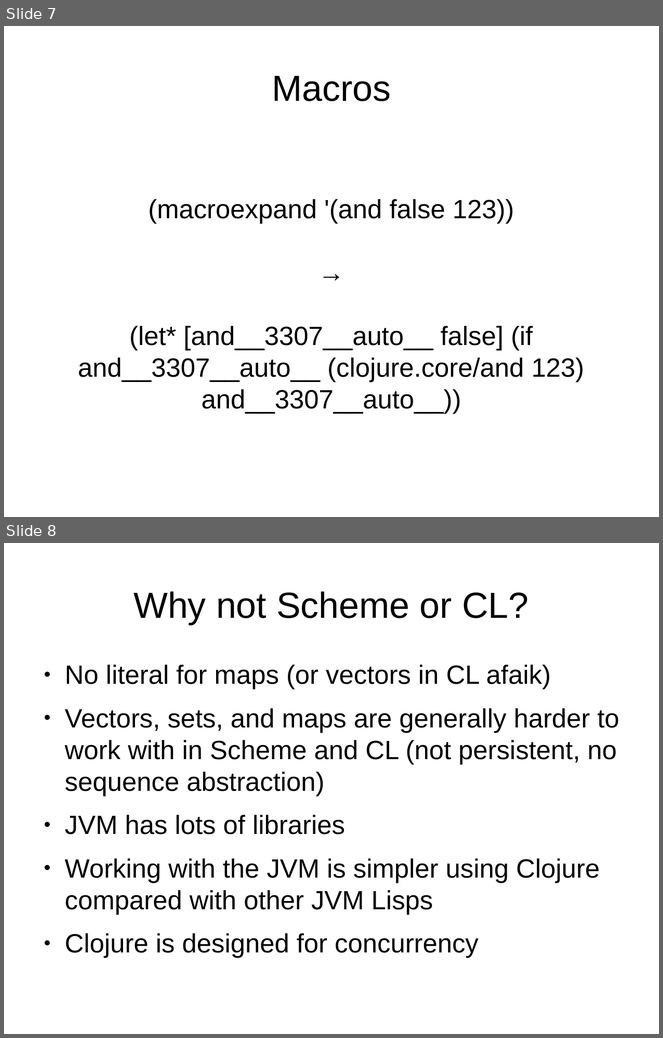
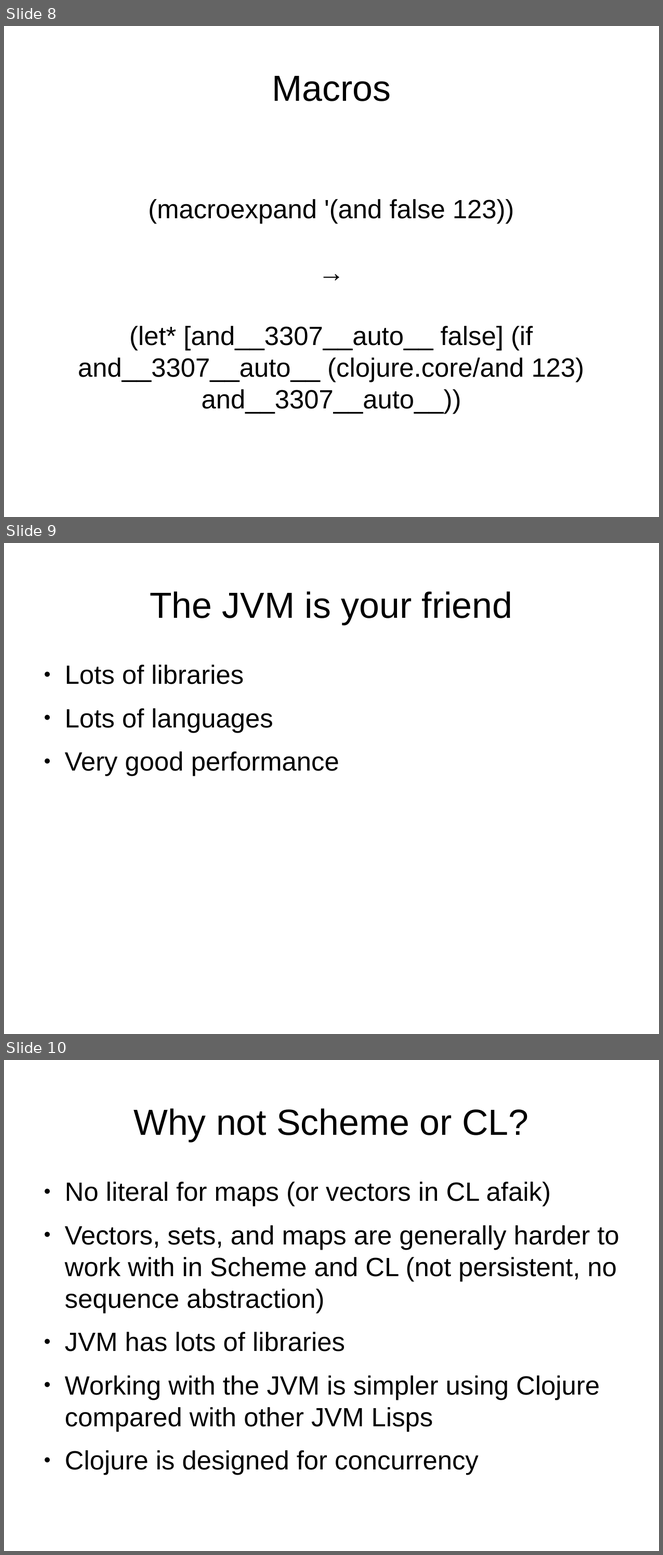
Before and after one commit to djwhitt/cposc2009, a slide deck: slides.odp. Shown one above the other, each under a label of ours: slides 7 and 8 before the commit, slides 8, 9 and 10 after it. The pictures are 663x1038 and 663x1555 pixels, drawn with LibreOffice and Linux fonts; fonts in the diff are those of the drawing. Boxes give left, top, right and bottom in pixels: in the first picture for what was removed or moved away, otherwise in the second. Text is boxed around its words. In the diff, an @@ line names an element or a change of style, - is before the commit and + after.

```diff
--- a/slides.odp
+++ b/slides.odp
@@ slide 9 added at [4, 543, 659, 1034], background #FFFFFF @@
@@ title added at [150, 591, 513, 625], 44 pt, text #000000 @@
+The JVM is your friend
@@ text added at [65, 665, 339, 776], 32 pt, text #000000 @@
+● Lots of libraries
+● Lots of languages
+● Very good performance
@@ what was slide 7 is now slide 8 @@
@@ what was slide 8 is now slide 10 @@
```
Also in this commit, not shown: 3 slides changed, 1 other slide added.
